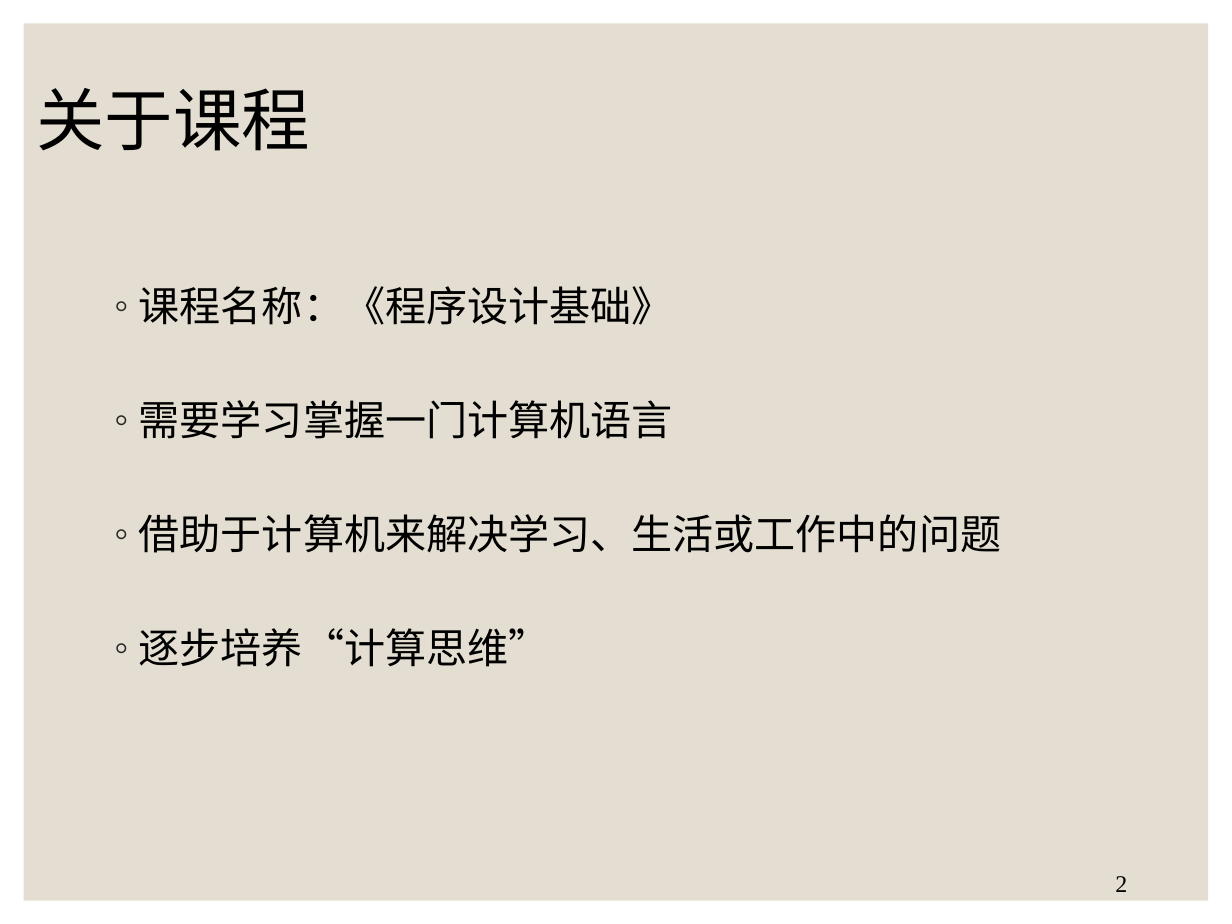
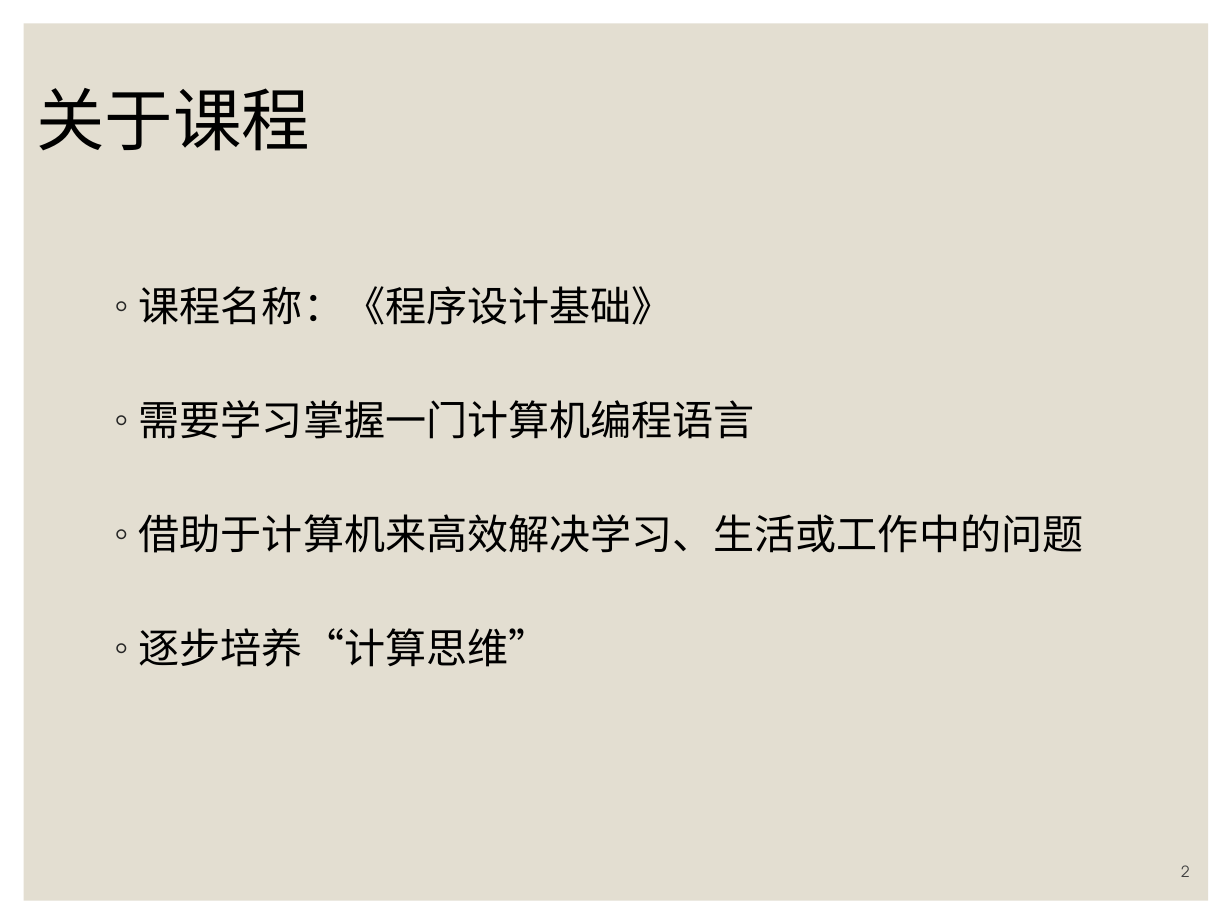
Before and after one commit to zhangjianzhang/programming_basics, a slide deck: slide 2 of files/slides/chapter_0_course_introduction.pptx. Drawn at 1232x924 pixels with LibreOffice and Linux fonts; fonts in the diff are those of the drawing. Boxes give left, top, right and bottom in pixels: in the first picture for what was removed or moved away, otherwise in the second. Text is boxed around its words. In the diff, an @@ line names an element or a change of style, - is before the commit and + after.

```diff
--- a/files/slides/chapter_0_course_introduction.pptx
+++ b/files/slides/chapter_0_course_introduction.pptx
@@ text at (x1=139, y1=400, x2=1084, y2=553): text changed @@
-◦ 需要学习掌握一门计算机语言
-◦ 借助于计算机来解决学习、生活或工作中的问题
+◦ 需要学习掌握一门计算机编程语言
+◦ 借助于计算机来高效解决学习、生活或工作中的问题
@@ page number moved from (x1=1115, y1=876, x2=1127, y2=892) to (x1=1181, y1=865, x2=1190, y2=877) @@
@@ page number at (x1=1181, y1=865, x2=1190, y2=877): size 14 to 9 pt, font Times New Roman to TeX Gyre Adventor, text colour #000000 to #404040; vertical alignment top to bottom @@
```
Also in this commit, not shown: 7 other slides changed, 1 slide added, 8 other files.
